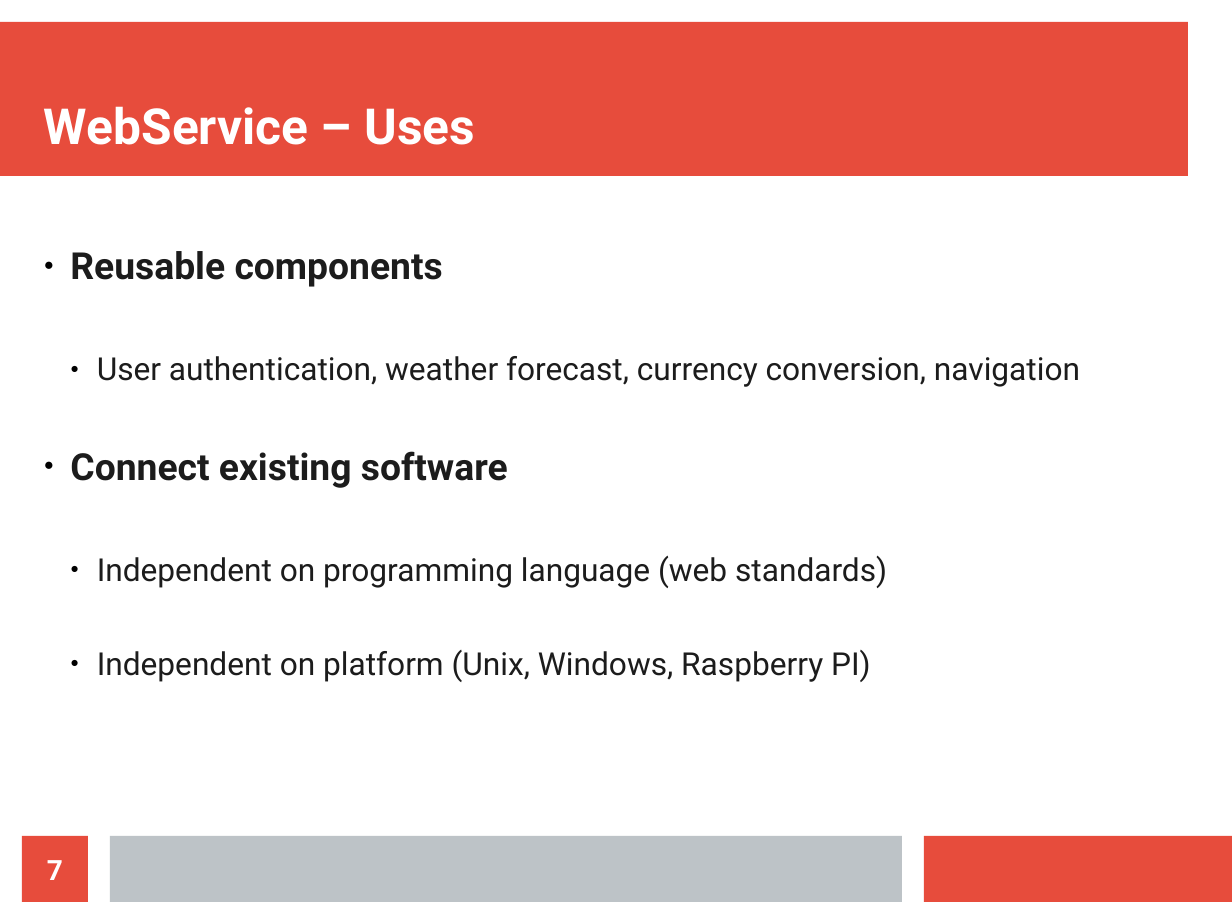
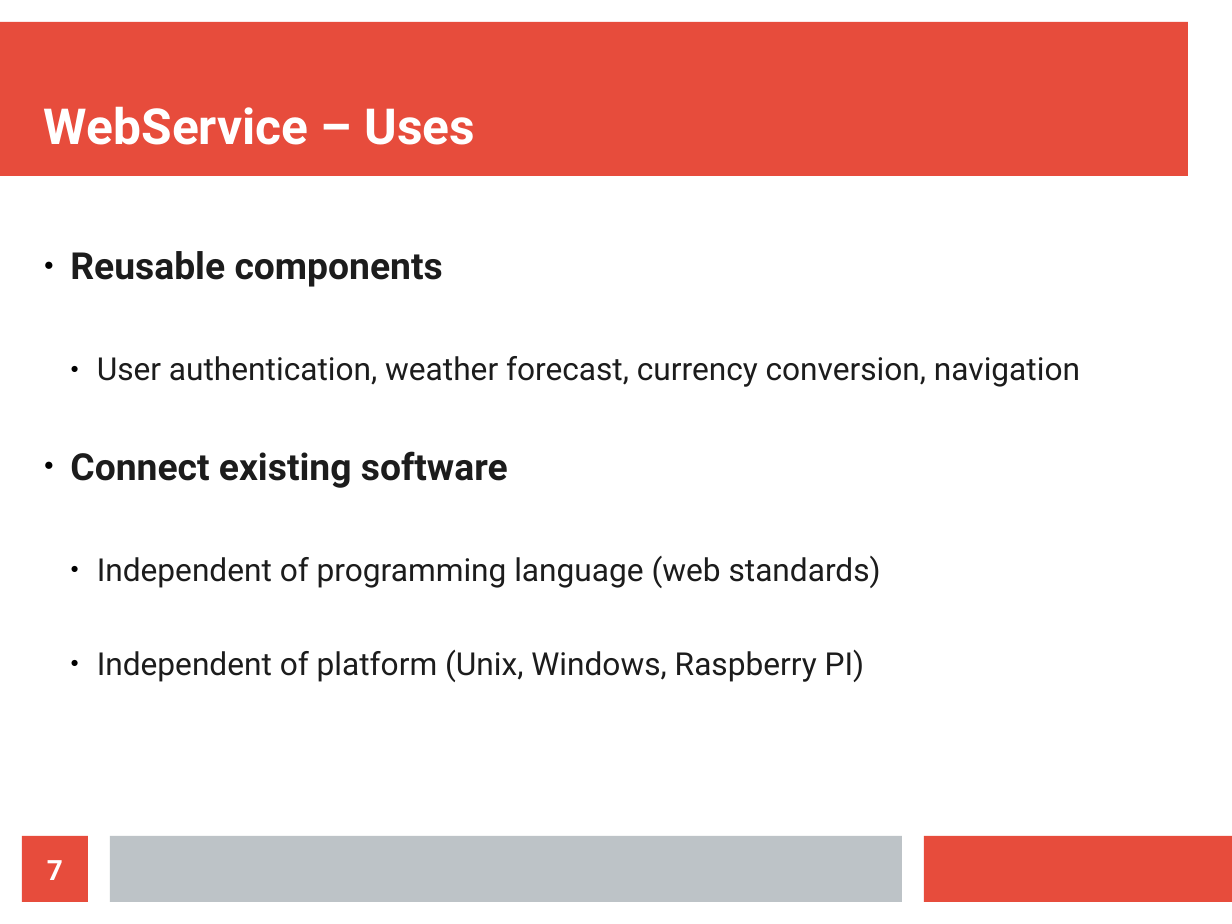
Before and after one commit to maxotta/pia-labs, a slide deck: slide 7 of lectures/ws_wsockets/ws_wsockets.odp. Drawn at 1232x924 pixels with LibreOffice and Linux fonts; fonts in the diff are those of the drawing. Boxes give left, top, right and bottom in pixels: in the first picture for what was removed or moved away, otherwise in the second. Text is boxed around its words. In the diff, an @@ line names an element or a change of style, - is before the commit and + after.

Commit message:
[lec-wss] typos

```diff
--- a/lectures/ws_wsockets/ws_wsockets.odp
+++ b/lectures/ws_wsockets/ws_wsockets.odp
@@ text at (97, 556, 881, 682): text changed @@
-  ● Independent on programming language (web standards)
-  ● Independent on platform (Unix, Windows, Raspberry PI)
+  ● Independent of programming language (web standards)
+  ● Independent of platform (Unix, Windows, Raspberry PI)
```
Also in this commit, not shown: 6 other slides changed.
